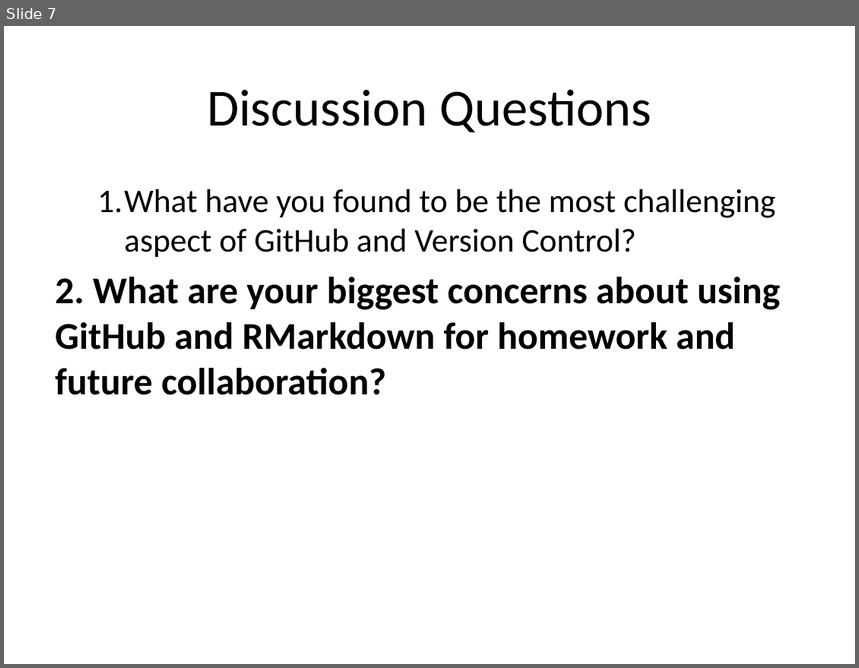
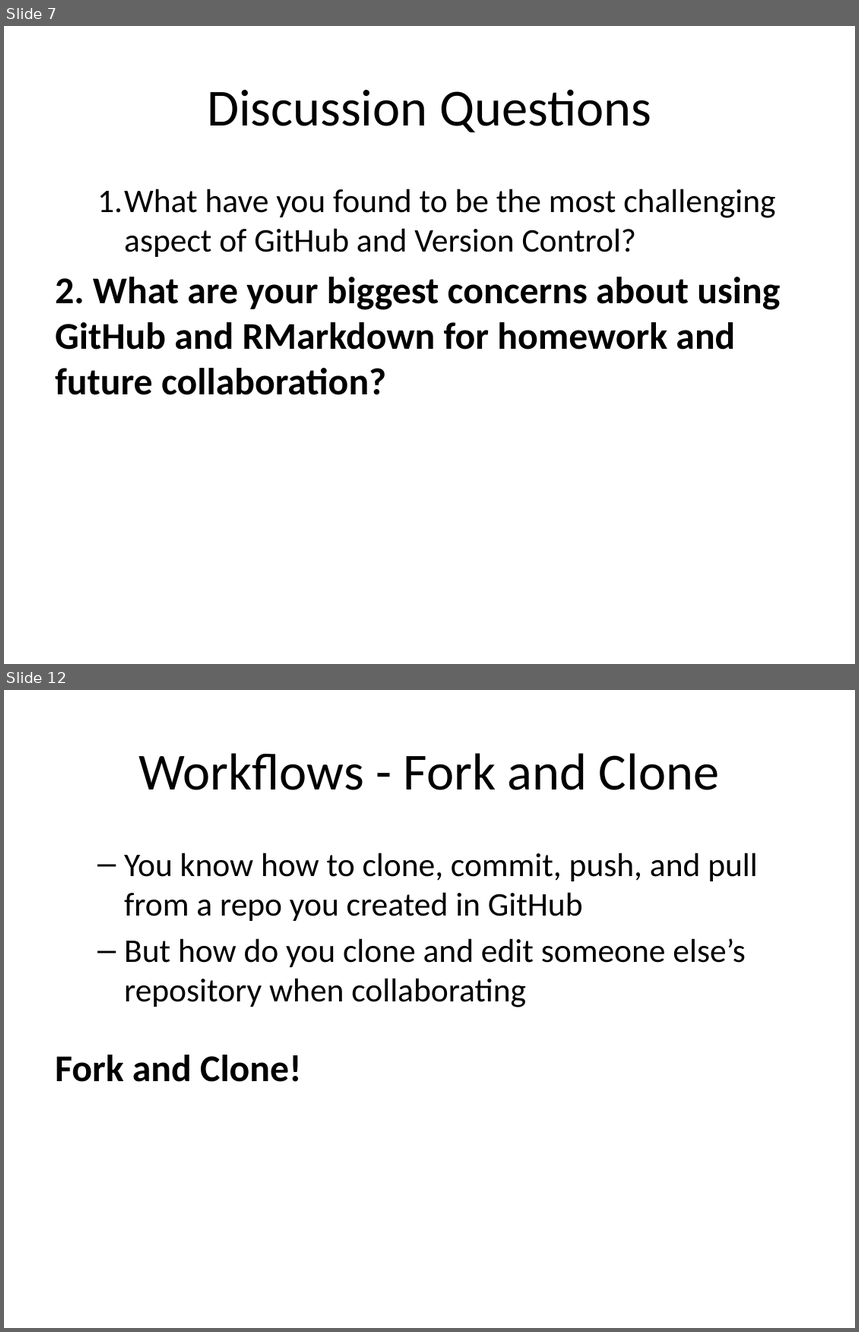
Before and after one commit to bjkamrat/myrepo, a slide deck: Github_week_pres2.pptx. Shown one above the other, each under a label of ours: slide 7 before the commit, slides 7 and 12 after it; the slides between them are not shown. The pictures are 859x668 and 859x1332 pixels, drawn with LibreOffice and Linux fonts; fonts in the diff are those of the drawing. Boxes give left, top, right and bottom in pixels: in the first picture for what was removed or moved away, otherwise in the second. Text is boxed around its words. In the diff, an @@ line names an element or a change of style, - is before the commit and + after.

```diff
--- a/Github_week_pres2.pptx
+++ b/Github_week_pres2.pptx
@@ slide 12 added at box(4, 690, 855, 1328), background #FFFFFF @@
@@ title added at box(139, 753, 719, 790), 44 pt, text #000000 @@
+Workflows - Fork and Clone
@@ text added at box(55, 853, 758, 1082), 28 pt, text #000000 @@
+  – You know how to clone, commit, push, and pull from a repo you created in GitHub
+  – But how do you clone and edit someone else’s repository when collaborating
+Fork and Clone!
```
Also in this commit, not shown: 3 slides changed, 15 other slides added, 9 other files.
